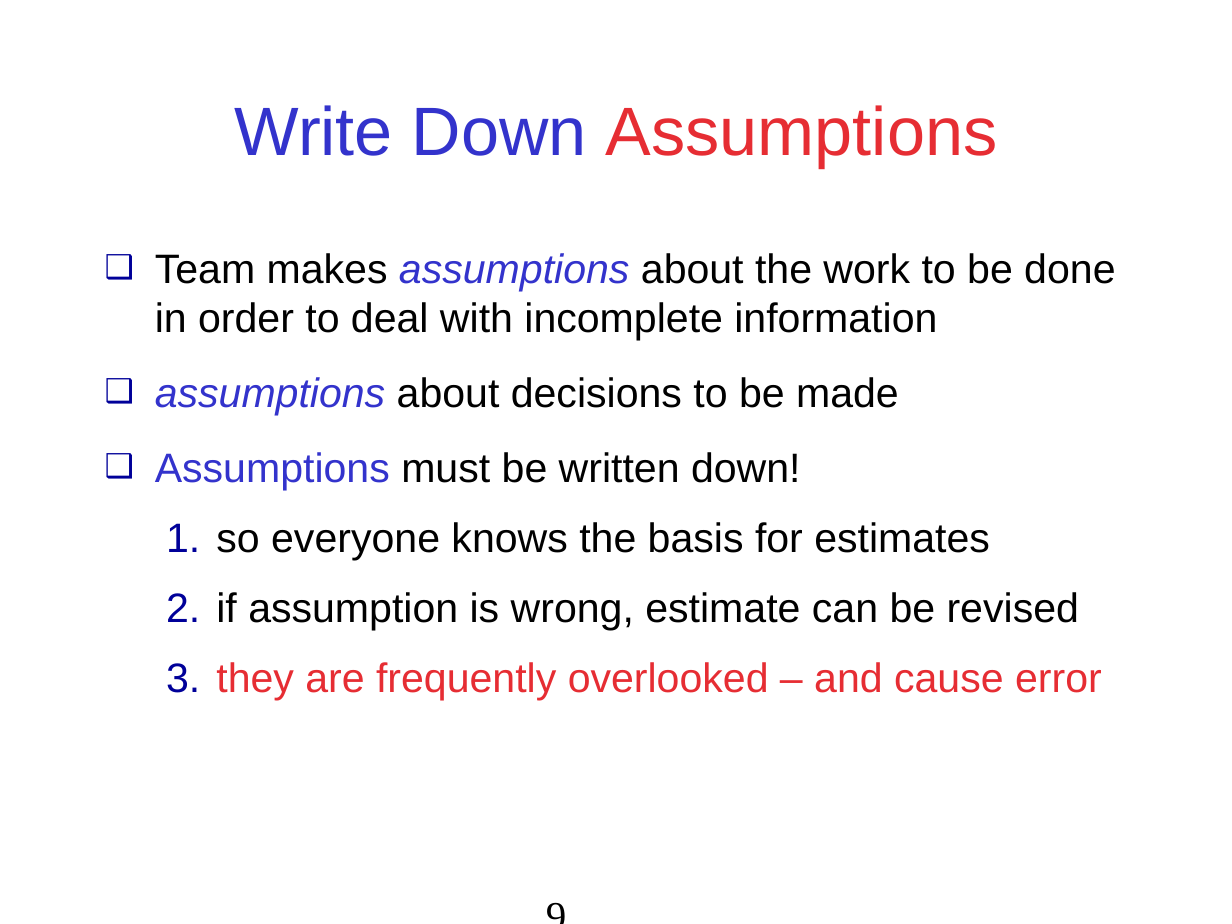
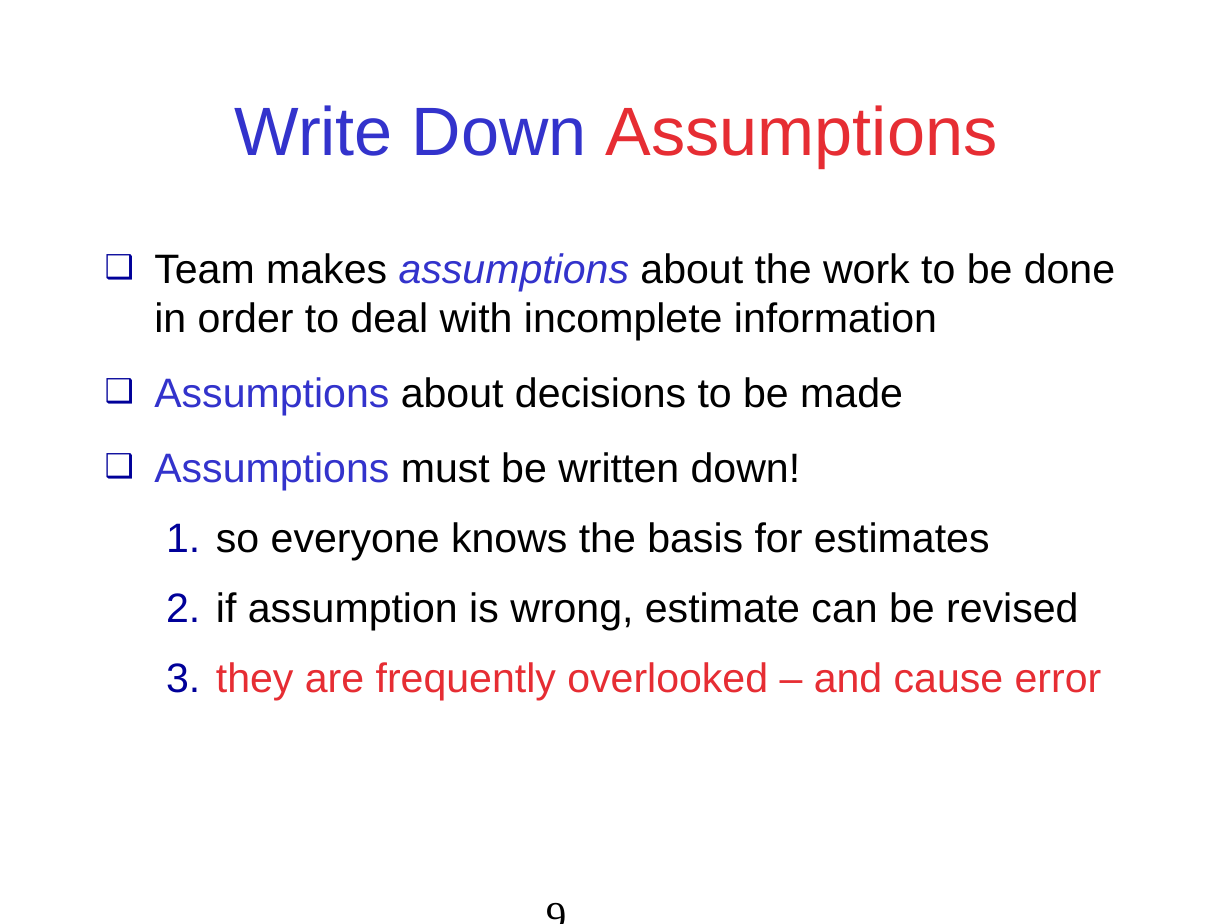
Before and after one commit to jbrucker/SoftwareProcess, a slide deck: slide 9 of week4/Estimation.ppt. Drawn at 1232x924 pixels with LibreOffice and Linux fonts; fonts in the diff are those of the drawing. Boxes give left, top, right and bottom in pixels: in the first picture for what was removed or moved away, otherwise in the second. Text is boxed around its words. In the diff, an @@ line names an element or a change of style, - is before the commit and + after.

```diff
--- a/week4/Estimation.ppt
+++ b/week4/Estimation.ppt
@@ text at (154, 253, 1115, 700): indent changed @@
@@ text at (154, 377, 903, 415): text changed @@
-❑ assumptions about decisions to be made
+❑ Assumptions about decisions to be made
```
Also in this commit, not shown: 38 other slides changed, 26 other files.
